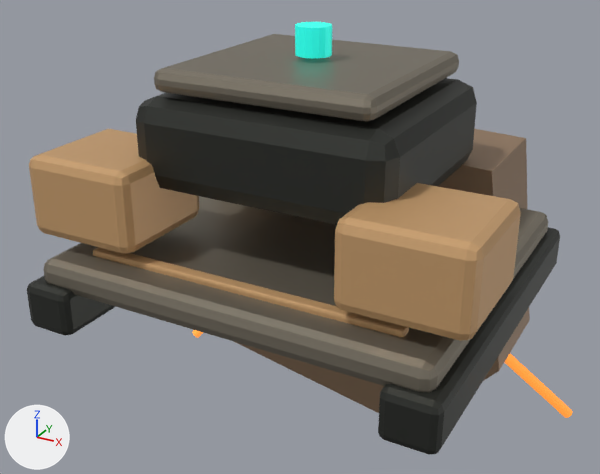
The Blender file assets/models/source/buildings/factions/drift_core.blend, before and after one commit.
One viewpoint serves both versions: a 50 mm lens placed at (2.13, -4.02, 2.4), pointed at (-0.21, 0.23, 0.27). The lights are fixed; the arrows at lower left show +X, +Y and +Z. The older version comes first.

The older version as bpy lines, for what is in view:
```python
ob_armored_command_canopy = bpy.data.objects.new('Armored command canopy', me_cube_010)
ob_armored_command_canopy.parent = ob_solarit___drift___core
ob_armored_command_canopy.location = (0.0, 0.0, 1.4)
ob_bolt_on_edge_rail = bpy.data.objects.new('Bolt-on edge rail', me_cube_004)
ob_bolt_on_edge_rail.parent = ob_solarit___drift___core
ob_bolt_on_edge_rail.location = (0.0, -0.828, 0.43)
ob_detachable_habitation_pod = bpy.data.objects.new('Detachable habitation pod', me_cube_008)
ob_detachable_habitation_pod.parent = ob_solarit___drift___core
ob_detachable_habitation_pod.location = (-0.938, -0.607, 0.75)
ob_detachable_habitation_pod_001 = bpy.data.objects.new('Detachable habitation pod.001', me_cube_009)
ob_detachable_habitation_pod_001.parent = ob_solarit___drift___core
ob_detachable_habitation_pod_001.location = (0.938, -0.607, 0.75)
ob_field_command_bunker = bpy.data.objects.new('Field command bunker', me_cube_007)
ob_field_command_bunker.parent = ob_solarit___drift___core
ob_field_command_bunker.location = (0.0, 0.0, 1.05)
ob_low_command_bastion = bpy.data.objects.new('Low command bastion', me_low_command_bastion___mesh)
ob_low_command_bastion.parent = ob_solarit___drift___core
ob_low_command_bastion.location = (0.0, 0.0, 0.0)
ob_modular_pallet_deck = bpy.data.objects.new('Modular pallet deck', me_cube_003)
ob_modular_pallet_deck.parent = ob_solarit___drift___core
ob_modular_pallet_deck.location = (0.0, 0.0, 0.34)
ob_replaceable_skid_rail = bpy.data.objects.new('Replaceable skid rail', me_cube_001)
ob_replaceable_skid_rail.parent = ob_solarit___drift___core
ob_replaceable_skid_rail.location = (-1.076, 0.0, 0.16)
ob_replaceable_skid_rail_001 = bpy.data.objects.new('Replaceable skid rail.001', me_cube_002)
ob_replaceable_skid_rail_001.parent = ob_solarit___drift___core
ob_replaceable_skid_rail_001.location = (1.076, 0.0, 0.16)
# also in view: 'Survey beacon' at (0.0, 0.0, 1.57); 'External salvage brace.001' at (1.2, 0.89, -0.73)
```
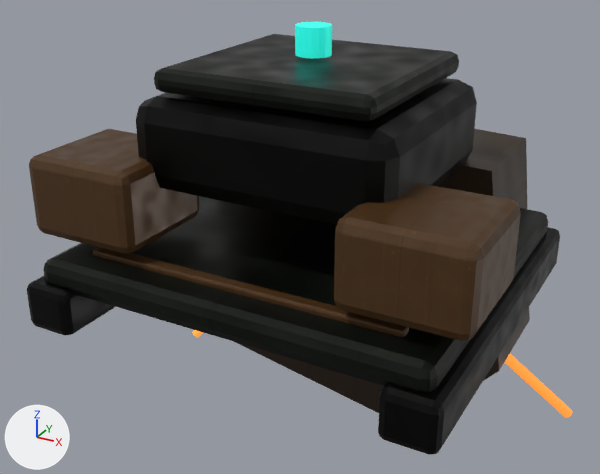
Boxes (x1, y1, x2, y2) around the edits, measured in the pictures (600 x 474 px):
'Modular pallet deck', surface changed (darker)
    both: (43, 196, 548, 393)
'Field command bunker', surface changed (darker)
    both: (136, 78, 476, 225)
'Detachable habitation pod.001', surface changed (darker)
    both: (334, 183, 521, 341)
'Armored command canopy', surface changed (grey to black)
    both: (154, 34, 459, 122)
'Detachable habitation pod', surface changed (darker)
    both: (29, 129, 199, 253)
'Replaceable skid rail.001', surface changed (darker)
    both: (378, 227, 560, 454)
'Low command bastion', surface changed
    both: (233, 129, 530, 413)
'Bolt-on edge rail', surface changed
    both: (93, 247, 409, 337)
'Replaceable skid rail', surface changed (darker)
    both: (27, 276, 116, 335)

Diff of the bpy script that builds the scene:
```diff
--- a/assets/models/source/buildings/factions/drift_core.blend.py
+++ b/assets/models/source/buildings/factions/drift_core.blend.py
@@ img_ceramic_normal_png @@
+img_ceramic_normal_png = load_image('ceramic_normal.png', '../../../textures/industrial/ceramic_normal.png', 512, 512, 'Non-Color')
@@ img_factions_drift_armor_ceramic_albedo_png @@
+img_factions_drift_armor_ceramic_albedo_png = load_image('factions_drift_armor_ceramic_albedo.png', '../../../textures/industrial/factions/drift/factions_drift_armor_ceramic_albedo.png', 512, 512, 'sRGB')
@@ img_ceramic_roughness_png @@
+img_ceramic_roughness_png = load_image('ceramic_roughness.png', '../../../textures/industrial/ceramic_roughness.png', 512, 512, 'Non-Color')
@@ img_factions_drift_armor_light_ceramic_albedo_png @@
+img_factions_drift_armor_light_ceramic_albedo_png = load_image('factions_drift_armor_light_ceramic_albedo.png', '../../../textures/industrial/factions/drift/factions_drift_armor_light_ceramic_albedo.png', 512, 512, 'sRGB')
@@ img_steel_roughness_png @@
+img_steel_roughness_png = load_image('steel_roughness.png', '../../../textures/industrial/steel_roughness.png', 512, 512, 'Non-Color')
@@ img_steel_normal_png @@
+img_steel_normal_png = load_image('steel_normal.png', '../../../textures/industrial/steel_normal.png', 512, 512, 'Non-Color')
@@ img_factions_drift_steel_steel_albedo_png @@
+img_factions_drift_steel_steel_albedo_png = load_image('factions_drift_steel_steel_albedo.png', '../../../textures/industrial/factions/drift/factions_drift_steel_steel_albedo.png', 512, 512, 'sRGB')
@@ img_graphite_normal_png @@
+img_graphite_normal_png = load_image('graphite_normal.png', '../../../textures/industrial/graphite_normal.png', 512, 512, 'Non-Color')
@@ img_graphite_roughness_png @@
+img_graphite_roughness_png = load_image('graphite_roughness.png', '../../../textures/industrial/graphite_roughness.png', 512, 512, 'Non-Color')
@@ img_factions_drift_dark_graphite_albedo_png @@
+img_factions_drift_dark_graphite_albedo_png = load_image('factions_drift_dark_graphite_albedo.png', '../../../textures/industrial/factions/drift/factions_drift_dark_graphite_albedo.png', 512, 512, 'sRGB')
@@ mat_drift___dark @@
 mat_drift___dark = bpy.data.materials.new('Drift / dark')
-# nodes: BsdfPrincipled, OutputMaterial
-# colours: dark grey #3c3e3a
+# nodes: BsdfPrincipled, NormalMap, OutputMaterial, TexImage x3
+# uses the picture img_factions_drift_dark_graphite_albedo_png
+# uses the picture img_graphite_normal_png
+# uses the picture img_graphite_roughness_png
@@ mat_drift___steel @@
 mat_drift___steel = bpy.data.materials.new('Drift / steel')
-# nodes: BsdfPrincipled, OutputMaterial
-# colours: grey #8b8476
+# nodes: BsdfPrincipled, NormalMap, OutputMaterial, TexImage x3
+# uses the picture img_factions_drift_steel_steel_albedo_png
+# uses the picture img_steel_normal_png
+# uses the picture img_steel_roughness_png
@@ mat_drift___light @@
 mat_drift___light = bpy.data.materials.new('Drift / light')
-# nodes: BsdfPrincipled, OutputMaterial
-# colours: brown #cea473
+# nodes: BsdfPrincipled, NormalMap, OutputMaterial, TexImage x3
+# uses the picture img_ceramic_normal_png
+# uses the picture img_ceramic_roughness_png
+# uses the picture img_factions_drift_armor_light_ceramic_albedo_png
@@ mat_drift___armor @@
 mat_drift___armor = bpy.data.materials.new('Drift / armor')
-# nodes: BsdfPrincipled, OutputMaterial
-# colours: brown #977c61
+# nodes: BsdfPrincipled, NormalMap, OutputMaterial, TexImage x3
+# uses the picture img_ceramic_normal_png
+# uses the picture img_ceramic_roughness_png
+# uses the picture img_factions_drift_armor_ceramic_albedo_png
```
